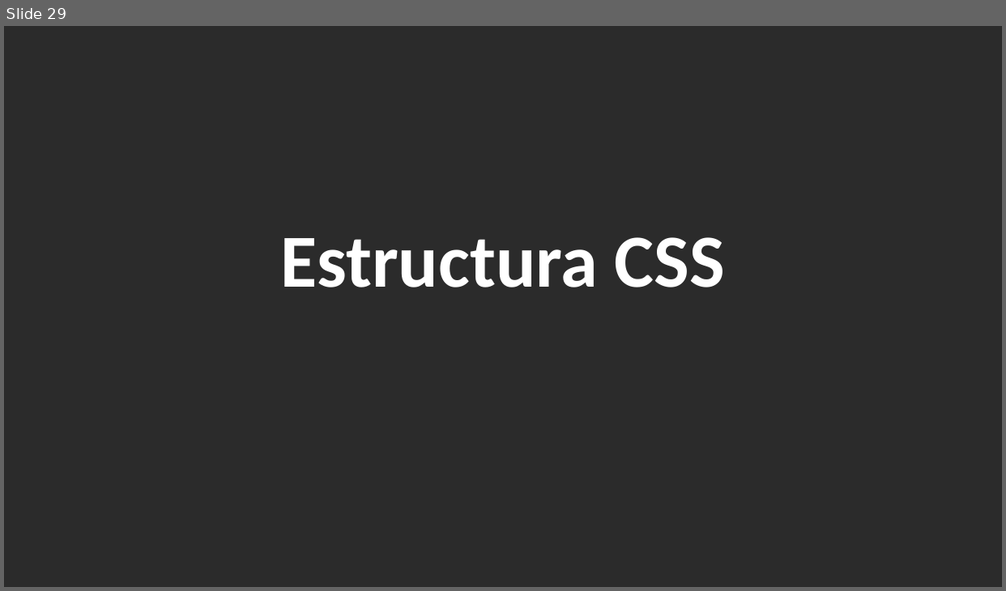
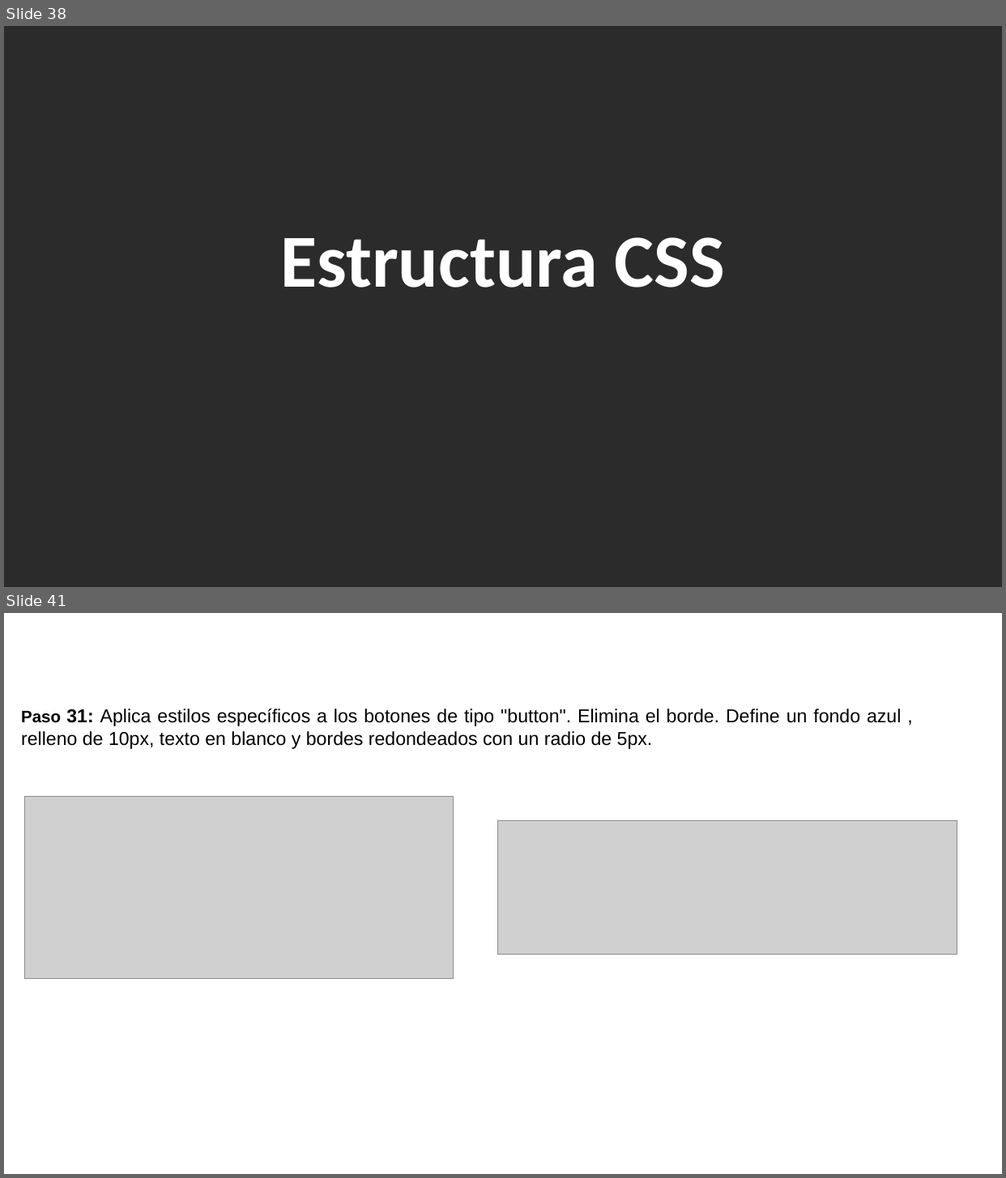
Before and after one commit to ADS02023/eventoDias, a slide deck: DiasEventos.pptx. Shown one above the other, each under a label of ours: slide 29 before the commit, slides 38 and 41 after it; the slides between them are not shown. The pictures are 1006x591 and 1006x1178 pixels, drawn with LibreOffice and Linux fonts; fonts in the diff are those of the drawing; grey boxes stand for pictures; background and template pictures are left out; a plain dark background stands for a picture behind light text. Boxes give left, top, right and bottom in pixels: in the first picture for what was removed or moved away, otherwise in the second. Text is boxed around its words. In the diff, an @@ line names an element or a change of style, - is before the commit and + after.

```diff
--- a/DiasEventos.pptx
+++ b/DiasEventos.pptx
@@ slide 41 added at (4,613,1002,1174), background picture (left out) @@
@@ text added at (21,709,901,749), 18 pt, text #000000 @@
+Paso 31: Aplica estilos específicos a los botones de tipo "button". Elimina el borde. Define un fondo azul , relleno de 10px, texto en blanco y bordes redondeados con un radio de 5px.
@@ picture added at (25,796,454,979) @@
@@ picture added at (497,820,957,954) @@
@@ what was slide 29 is now slide 38 @@
```
Also in this commit, not shown: 16 slides changed, 12 other slides added, 2 slides removed, 4 other files.
